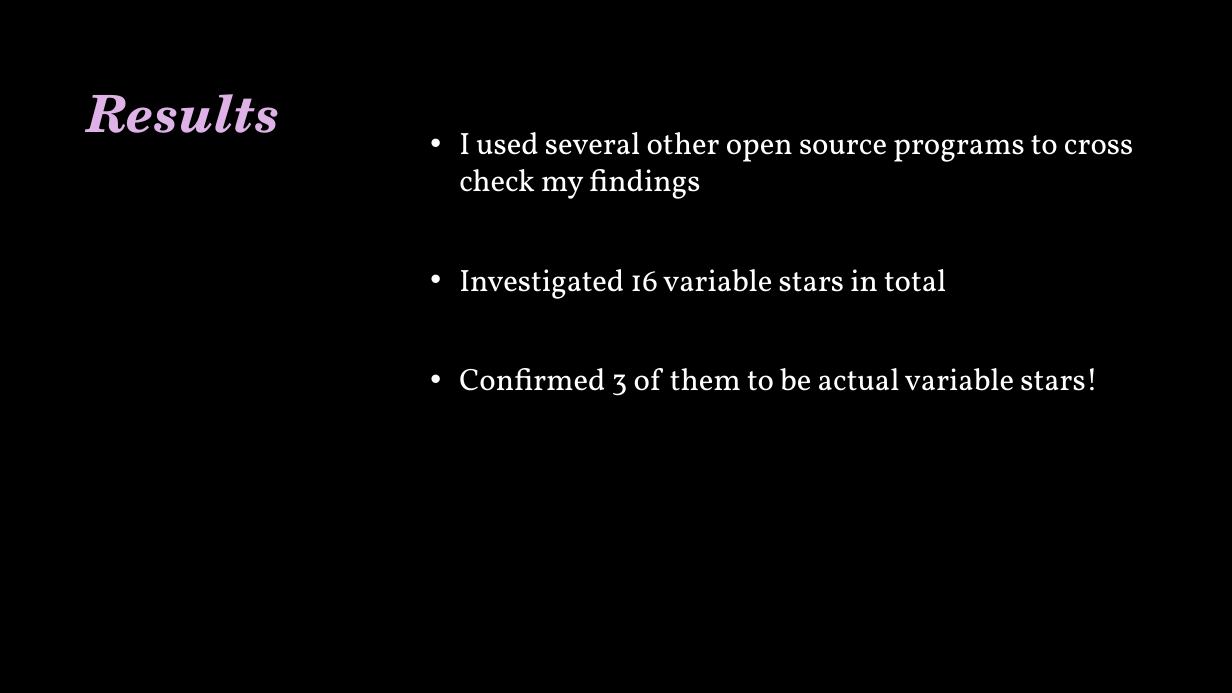
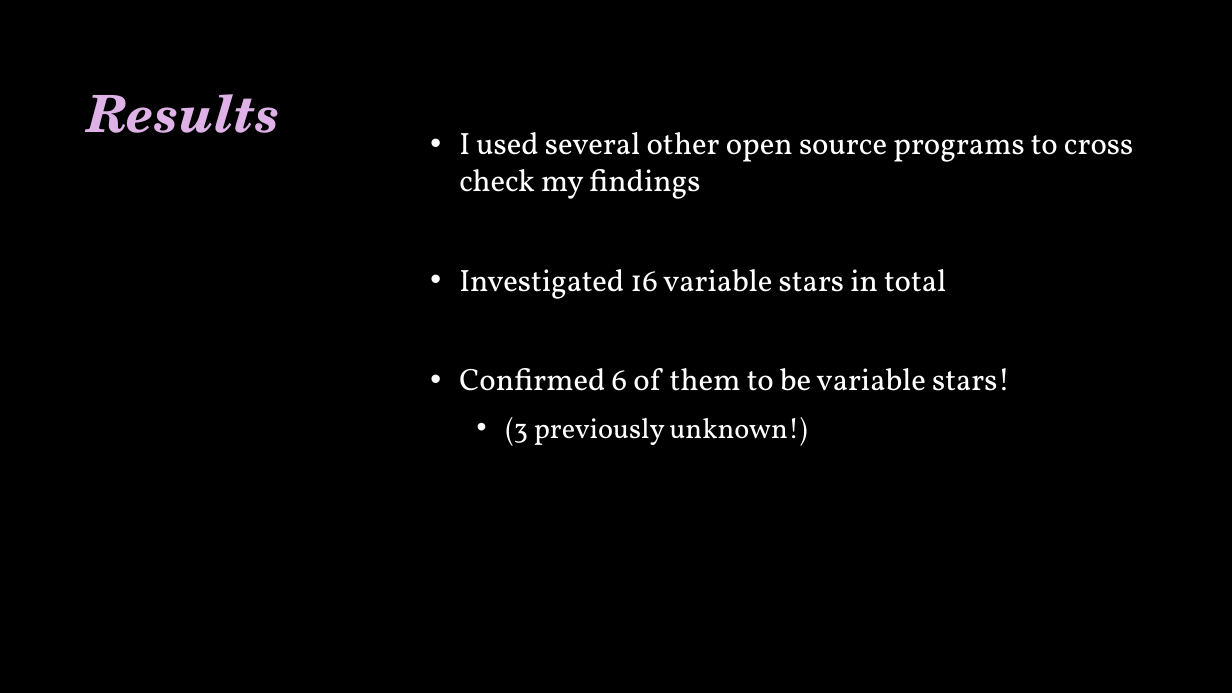
Before and after one commit to kpuryear/Puryear_Metis, a slide deck: slide 15 of Investigations/Variable_Stars_presentation.pptx. Drawn at 1232x693 pixels with LibreOffice and Linux fonts; fonts in the diff are those of the drawing; background and template pictures are left out. Boxes give left, top, right and bottom in pixels: in the first picture for what was removed or moved away, otherwise in the second. Text is boxed around its words. In the diff, an @@ line names an element or a change of style, - is before the commit and + after.

```diff
--- a/Investigations/Variable_Stars_presentation.pptx
+++ b/Investigations/Variable_Stars_presentation.pptx
@@ text at box(459, 368, 1010, 446): text changed @@
-• Confirmed 3 of them to be actual variable stars!
+• Confirmed 6 of them to be variable stars!
+  • (3 previously unknown!)
```
Also in this commit, not shown: 1 other slide changed, 8 other files.
